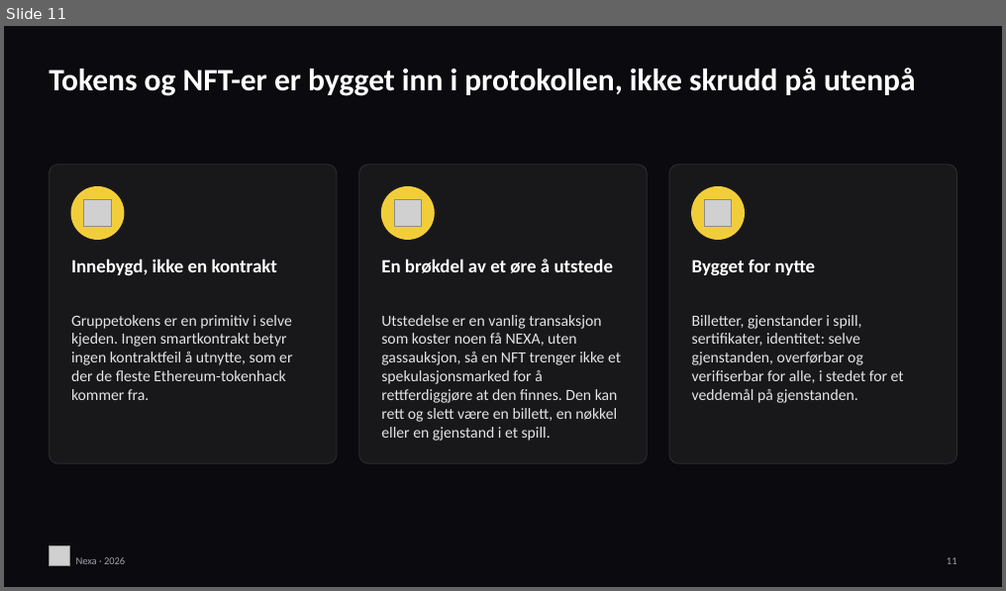
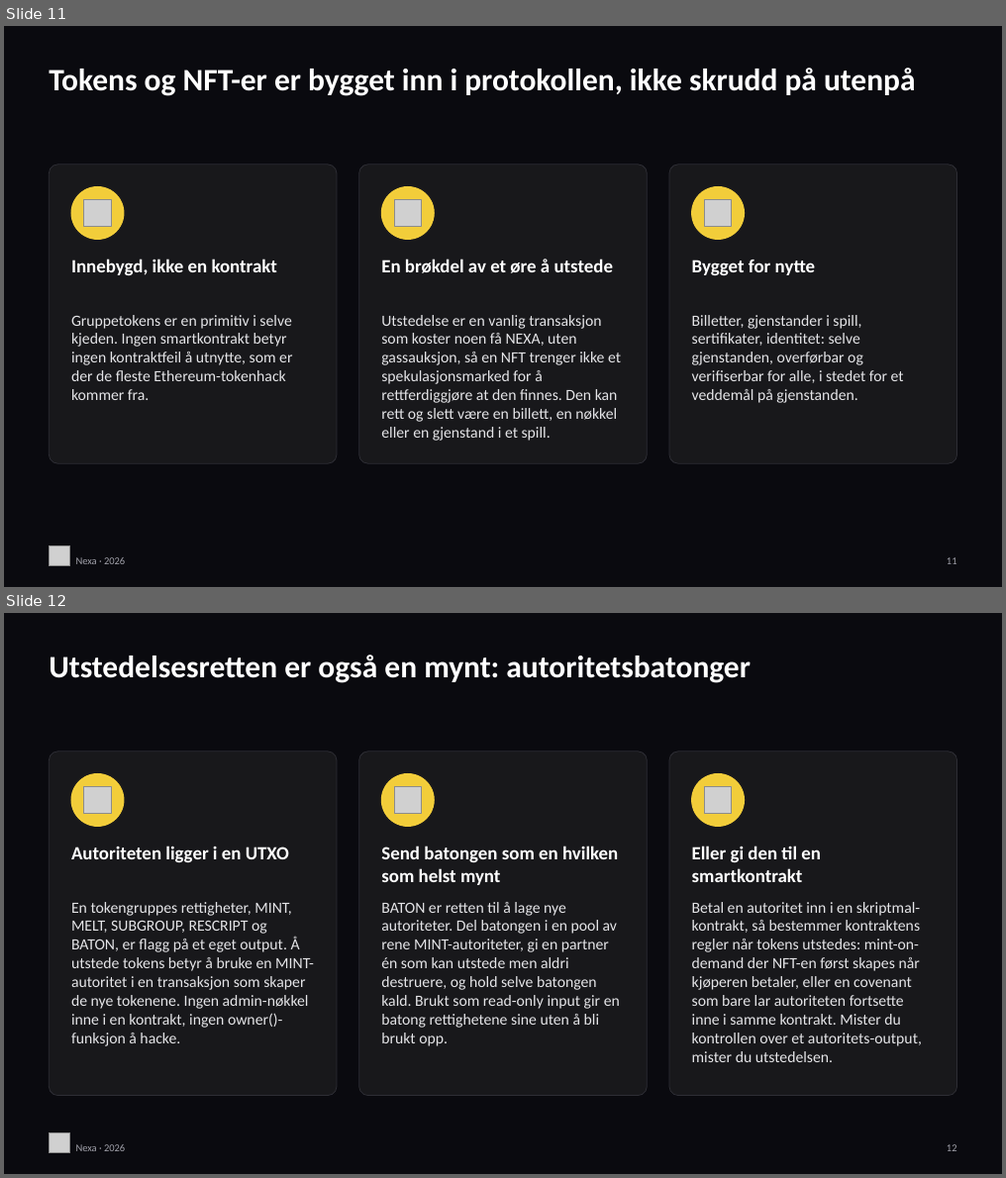
Before and after one commit to jQrgen/presentations, a slide deck: docs/nexa-vs-bitcoin-ethereum/Nexa-vs-Bitcoin-Ethereum-NO.pptx. Shown one above the other, each under a label of ours: slide 11 before the commit, slides 11 and 12 after it. The pictures are 1006x591 and 1006x1178 pixels, drawn with LibreOffice and Linux fonts; fonts in the diff are those of the drawing; grey boxes stand for pictures. Boxes give left, top, right and bottom in pixels: in the first picture for what was removed or moved away, otherwise in the second. Text is boxed around its words. In the diff, an @@ line names an element or a change of style, - is before the commit and + after.

Commit message:
Nexa deck: authority batons, Token Secrets, wallet identity and payments, Tailstorm (19 slides)

```diff
--- a/docs/nexa-vs-bitcoin-ethereum/Nexa-vs-Bitcoin-Ethereum-NO.pptx
+++ b/docs/nexa-vs-bitcoin-ethereum/Nexa-vs-Bitcoin-Ethereum-NO.pptx
@@ slide 12 added at (4, 613, 1002, 1174), background #0A0A0F @@
@@ text added at (49, 655, 750, 683), 30 pt, text #FFFFFF, bold @@
+Utstedelsesretten er også en mynt: autoritetsbatonger
@@ rounded rectangle added at (49, 752, 337, 1096), fill #18181B, outline #2E2E35 0.75 pt @@
@@ rounded rectangle added at (358, 752, 647, 1096), fill #18181B, outline #2E2E35 0.75 pt @@
@@ rounded rectangle added at (669, 752, 957, 1096), fill #18181B, outline #2E2E35 0.75 pt @@
@@ ellipse added at (71, 774, 124, 827), fill #F2CD3A, outline #F2CD3A 1 pt @@
@@ picture added at (84, 786, 111, 814) @@
@@ ellipse added at (381, 774, 434, 827), fill #F2CD3A, outline #F2CD3A 1 pt @@
@@ picture added at (394, 786, 421, 814) @@
@@ ellipse added at (692, 774, 745, 827), fill #F2CD3A, outline #F2CD3A 1 pt @@
@@ picture added at (705, 786, 732, 814) @@
@@ text added at (71, 846, 289, 862), 18 pt, text #FFFFFF, bold @@
+Autoriteten ligger i en UTXO
@@ text added at (381, 846, 618, 885), 18 pt, text #FFFFFF, bold @@
+Send batongen som en hvilken som helst mynt
@@ text added at (692, 846, 821, 882), 18 pt, text #FFFFFF, bold @@
+Eller gi den til en smartkontrakt
@@ text added at (71, 902, 314, 1047), 15 pt, text #E4E4E7 @@
+En tokengruppes rettigheter, MINT, MELT, SUBGROUP, RESCRIPT og BATON, er flagg på et eget output. Å utstede tokens betyr å bruke en MINT-autoritet i en transaksjon som skaper de nye tokenene. Ingen admin-nøkkel inne i en kontrakt, ingen owner()-funksjon å hacke.
@@ text added at (381, 902, 620, 1047), 15 pt, text #E4E4E7 @@
+BATON er retten til å lage nye autoriteter. Del batongen i en pool av rene MINT-autoriteter, gi en partner én som kan utstede men aldri destruere, og hold selve batongen kald. Brukt som read-only input gir en batong rettighetene sine uten å bli brukt opp.
@@ text added at (692, 902, 922, 1062), 15 pt, text #E4E4E7 @@
+Betal en autoritet inn i en skriptmal-kontrakt, så bestemmer kontraktens regler når tokens utstedes: mint-on-demand der NFT-en først skapes når kjøperen betaler, eller en covenant som bare lar autoriteten fortsette inne i samme kontrakt. Mister du kontrollen over et autoritets-output, mister du utstedelsen.
@@ picture added at (49, 1134, 70, 1154) @@
@@ text added at (76, 1145, 125, 1152), 10 pt, text #A1A1AA @@
+Nexa · 2026
@@ text added at (946, 1145, 957, 1152), 10 pt, text #A1A1AA @@
+12
```
Also in this commit, not shown: 6 slides changed, 2 other slides added, 27 other files.
